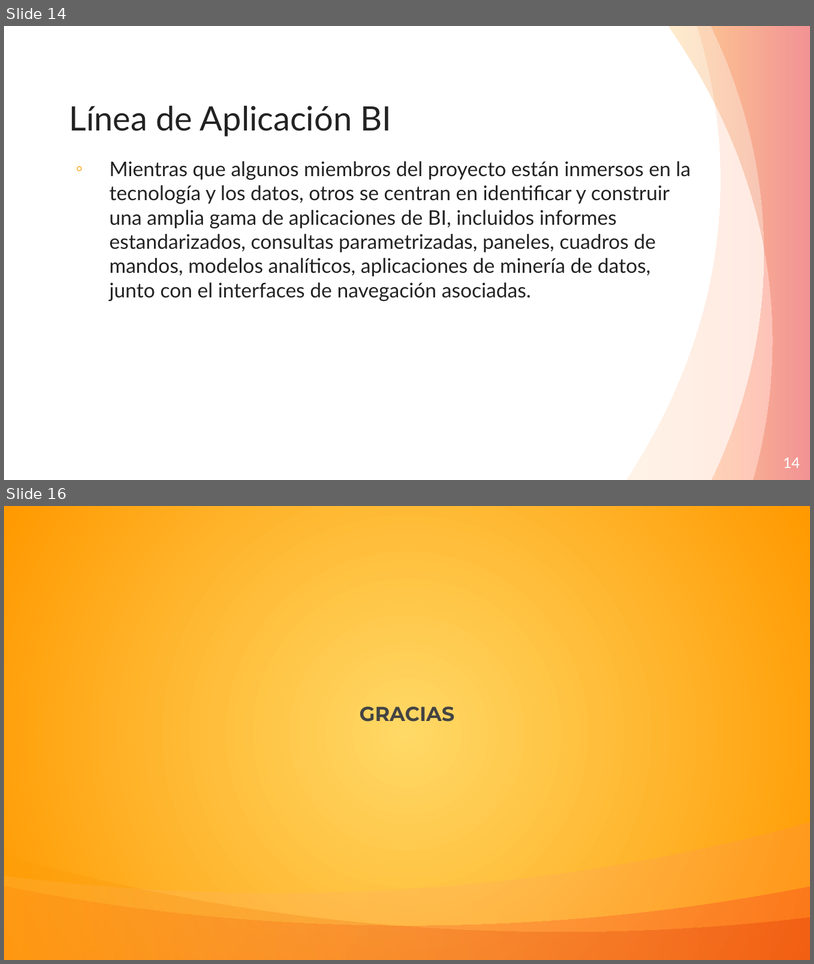
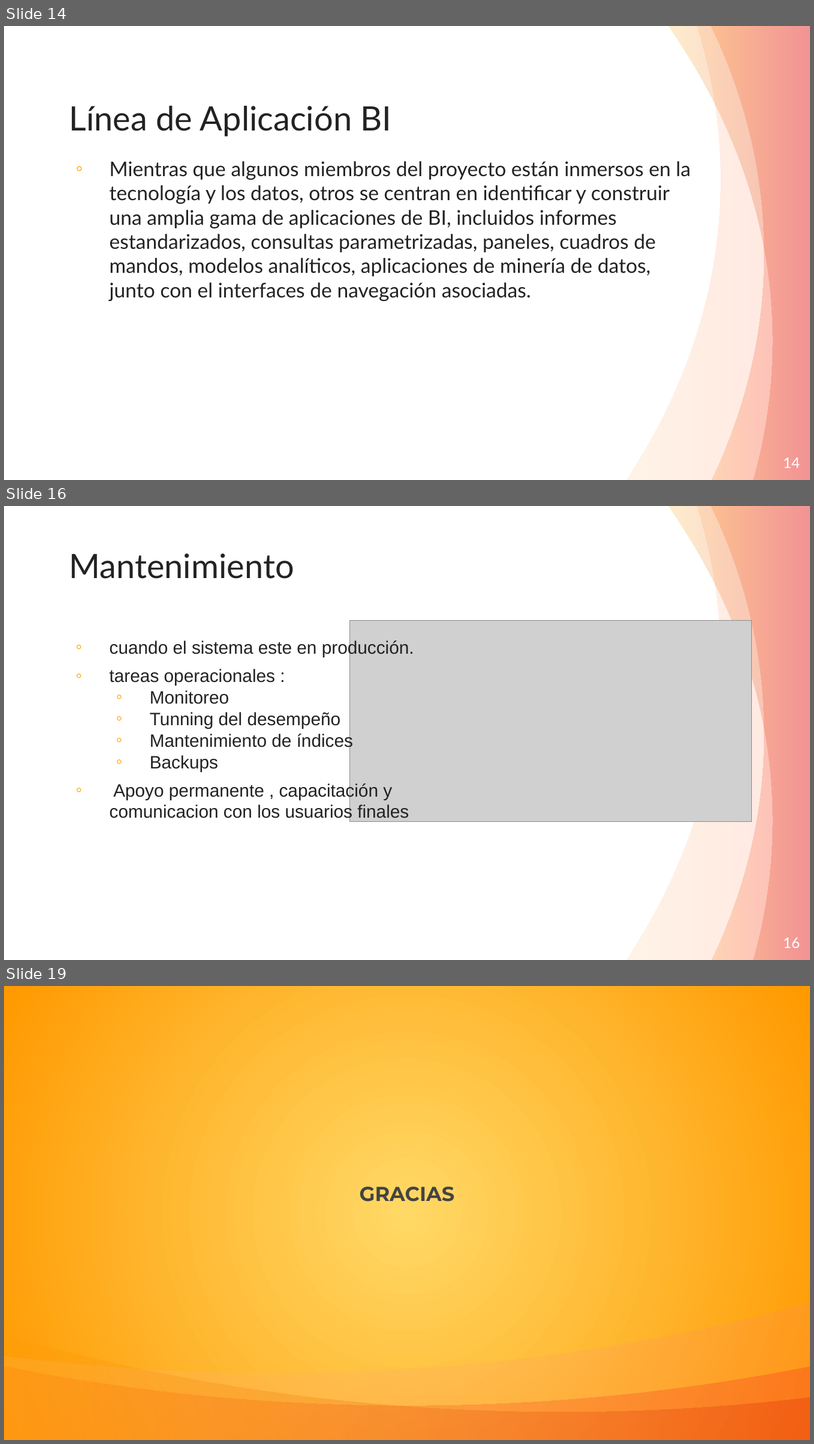
Before and after one commit to Andre-Reinoso/Inmon-vs-Kimball, a slide deck: Inmon-vs-Kimball.pptx. Shown one above the other, each under a label of ours: slides 14 and 16 before the commit, slides 14, 16 and 19 after it; the slides between them are not shown. The pictures are 814x964 and 814x1444 pixels, drawn with LibreOffice and Linux fonts; fonts in the diff are those of the drawing; grey boxes stand for pictures. Boxes give left, top, right and bottom in pixels: in the first picture for what was removed or moved away, otherwise in the second. Text is boxed around its words. In the diff, an @@ line names an element or a change of style, - is before the commit and + after.

```diff
--- a/Inmon-vs-Kimball.pptx
+++ b/Inmon-vs-Kimball.pptx
@@ slide 16 added at (4, 506, 810, 960), background #FFFFFF; not listed: 3 template elements that a slide beside it also shows @@
@@ title added at (69, 553, 294, 579), 30 pt, text #222222 @@
+Mantenimiento
@@ picture added at (350, 621, 752, 822) @@
@@ text added at (110, 640, 414, 821), 16 pt, text #222222 @@
+◦ cuando el sistema este en producción.
+◦ tareas operacionales :
+  ◦ Monitoreo
+  ◦ Tunning del desempeño
+  ◦ Mantenimiento de índices
+  ◦ Backups
+◦ Apoyo permanente , capacitación y comunicacion con los usuarios finales
@@ page number added at (783, 937, 800, 948), 13 pt, text #FFFFFF @@
+16
@@ what was slide 16 is now slide 19 @@
```
Also in this commit, not shown: 3 other slides added, 1 slide removed.
